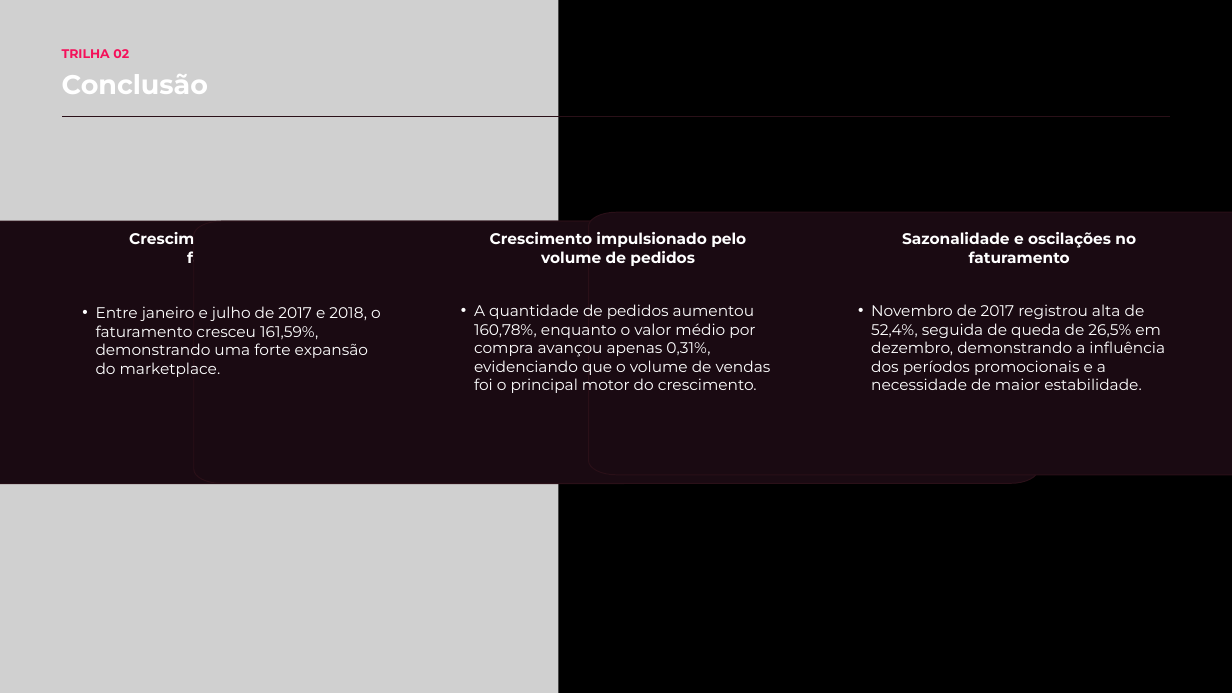
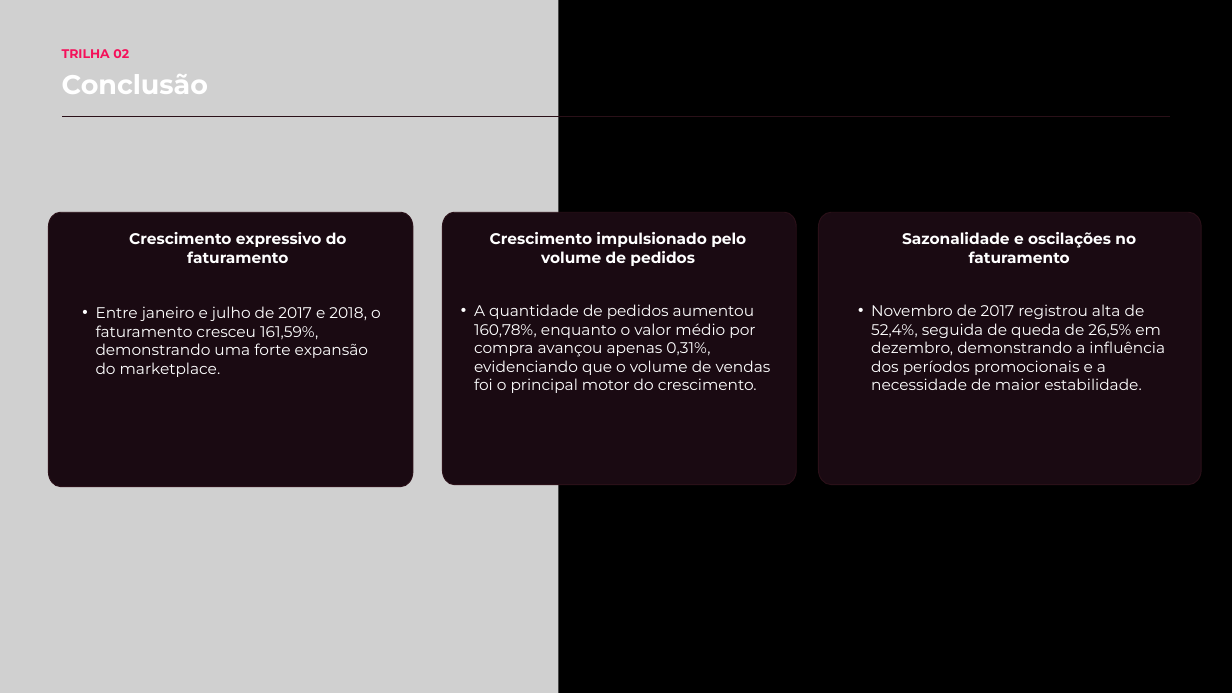
Before and after one commit to lrodrigues168/fiap-tech-challenge-olist, a slide deck: slide 14 of docs/Slide - Apresentação executiva.pptx. Drawn at 1232x693 pixels with LibreOffice and Linux fonts; fonts in the diff are those of the drawing; grey boxes stand for pictures. Boxes give left, top, right and bottom in pixels: in the first picture for what was removed or moved away, otherwise in the second. Text is boxed around its words. In the diff, an @@ line names an element or a change of style, - is before the commit and + after.

```diff
--- a/docs/Slide - Apresentação executiva.pptx
+++ b/docs/Slide - Apresentação executiva.pptx
@@ freeform shape: place and size @@
-freeform shape at (0, 221, 647, 484)
+freeform shape at (49, 213, 413, 487)
@@ freeform shape: place and size @@
-freeform shape at (194, 221, 1039, 483)
+freeform shape at (442, 213, 796, 485)
@@ freeform shape: place and size @@
-freeform shape at (588, 213, 1232, 475)
+freeform shape at (819, 213, 1201, 485)
```
Also in this commit, not shown: 11 other slides changed.
